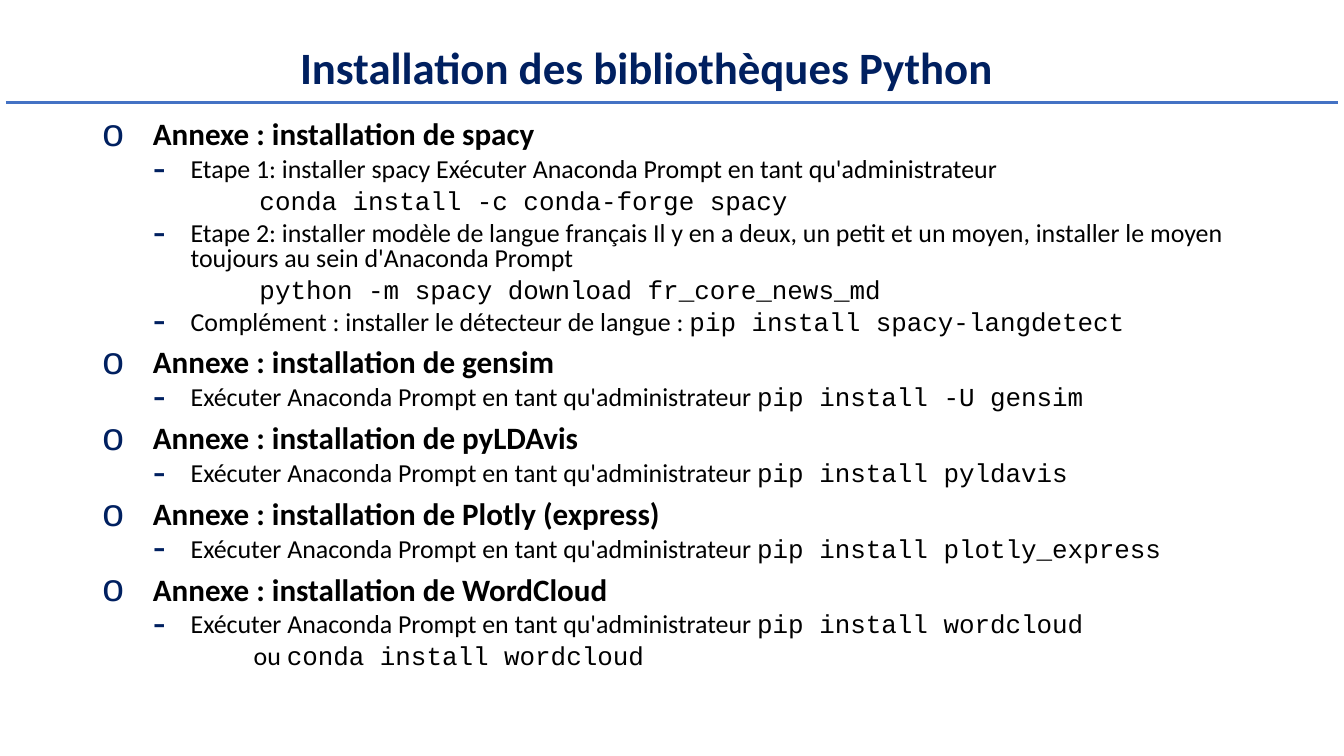
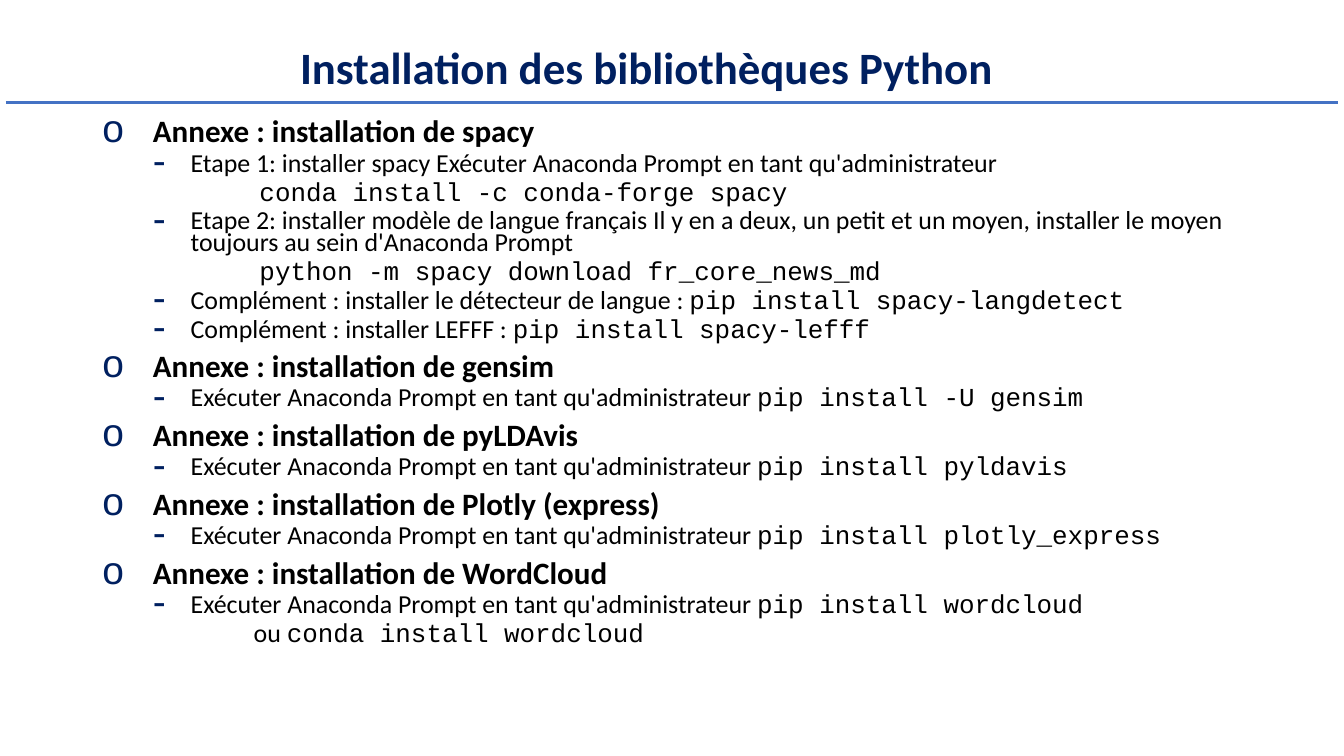
Before and after one commit to Herve-Guerin/cours-NLP-Gustave-Eiffel, a slide deck: slide 80 of Slides/NLP et Analyse Textuelle V2 - 2.pptx (slide 75 before the commit). Drawn at 1344x756 pixels with LibreOffice and Linux fonts; fonts in the diff are those of the drawing. Boxes give left, top, right and bottom in pixels: in the first picture for what was removed or moved away, otherwise in the second. Text is boxed around its words. In the diff, an @@ line names an element or a change of style, - is before the commit and + after.

```diff
--- a/Slides/NLP et Analyse Textuelle V2 - 2.pptx
+++ b/Slides/NLP et Analyse Textuelle V2 - 2.pptx
@@ text at (x1=153, y1=120, x2=1222, y2=643): line spacing 0.8 to 0.7 @@
@@ text at (x1=191, y1=319, x2=870, y2=344): paragraph added @@
+  – Complément : installer LEFFF : pip install spacy-lefff
```
Also in this commit, not shown: 21 other slides changed, 5 slides added.
